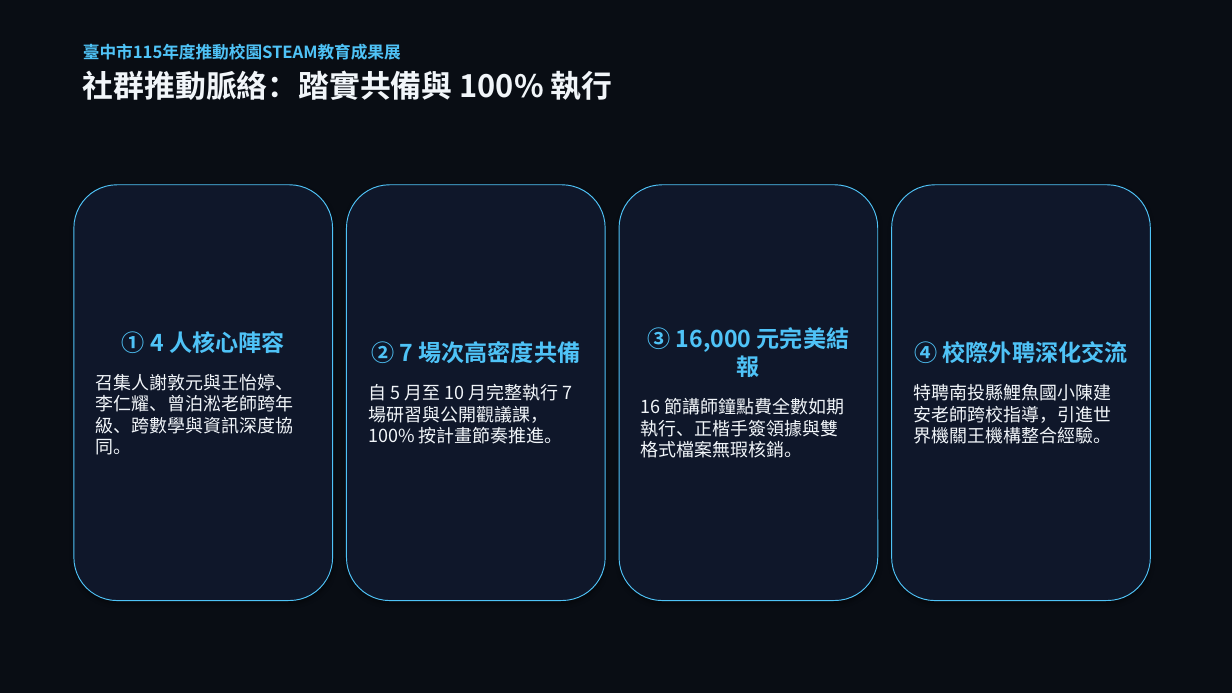
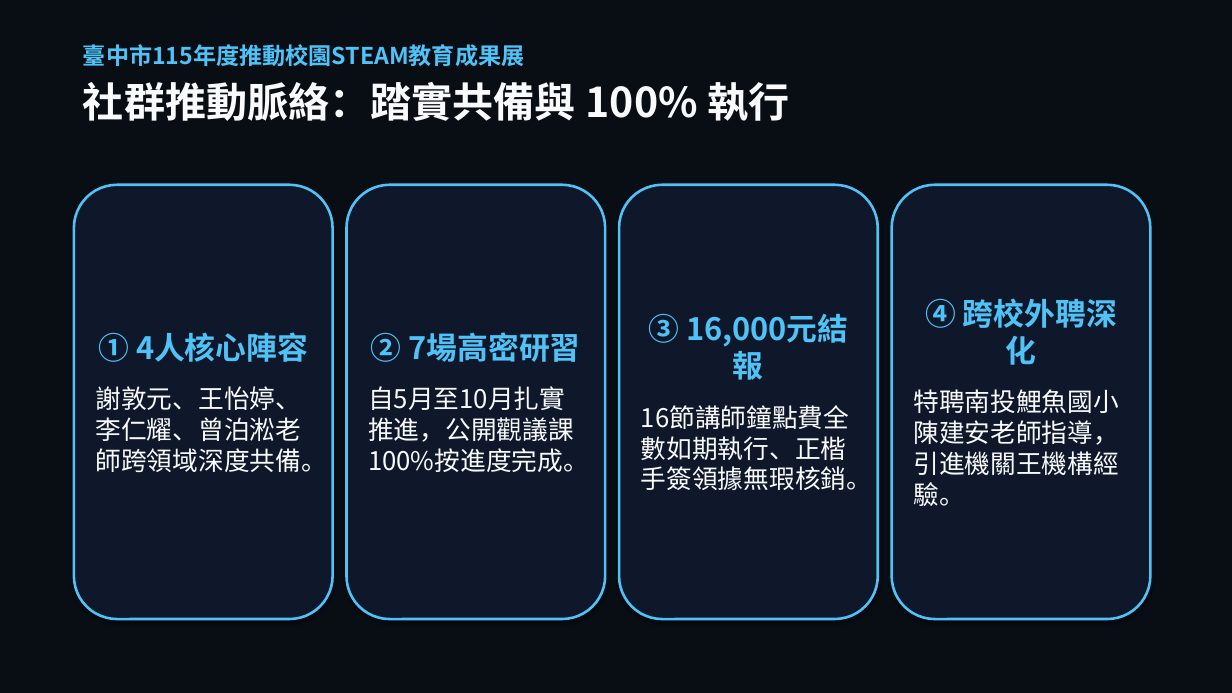
Before and after one commit to asc103138/steam-community-docs, a slide deck: slide 2 of 成果展繳交資料/臺中市梧棲區中正國小_STEAM成果展_5分鐘現場分享會簡報.pptx. Drawn at 1232x693 pixels with LibreOffice and Linux fonts; fonts in the diff are those of the drawing. Boxes give left, top, right and bottom in pixels: in the first picture for what was removed or moved away, otherwise in the second. Text is boxed around its words. In the diff, an @@ line names an element or a change of style, - is before the commit and + after.

```diff
--- a/成果展繳交資料/臺中市梧棲區中正國小_STEAM成果展_5分鐘現場分享會簡報.pptx
+++ b/成果展繳交資料/臺中市梧棲區中正國小_STEAM成果展_5分鐘現場分享會簡報.pptx
@@ text "臺中市115年度推動校園STEAM教育成果展" at [83, 44, 789, 121]: size 13 to 18 pt in "臺中市115年度推動校園STEAM教育成果展"; size 24 to 32 pt, text colour #F1F5F9 to #F8FAFC in "社群推動脈絡：踏實共備與 100% 執行"; more space between paragraphs @@
@@ rounded rectangle "① 4人核心陣容": place and size @@
-rounded rectangle "① 4人核心陣容" at [74, 185, 333, 601]
+rounded rectangle "① 4人核心陣容" at [74, 185, 333, 619]
@@ outline #4FC3F7 0.75 pt to #4FC3F7 2 pt in 4 elements at [892, 185, 1151, 619], [74, 185, 333, 619], [619, 185, 878, 619], [347, 185, 605, 619] @@
@@ rounded rectangle "② 7場高密研習": place and size @@
-rounded rectangle "② 7場高密研習" at [347, 185, 605, 601]
+rounded rectangle "② 7場高密研習" at [347, 185, 605, 619]
@@ rounded rectangle "③ 16,000元結報": place and size @@
-rounded rectangle "③ 16,000元結報" at [619, 185, 878, 601]
+rounded rectangle "③ 16,000元結報" at [619, 185, 878, 619]
@@ rounded rectangle "④ 跨校外聘深化": place and size @@
-rounded rectangle "④ 跨校外聘深化" at [892, 185, 1151, 601]
+rounded rectangle "④ 跨校外聘深化" at [892, 185, 1151, 619]
@@ text in rounded rectangle at [913, 298, 1119, 506]: text changed; size 14 to 20 pt; text colour #F1F5F9 to #F8FAFC @@
-④ 校際外聘深化交流
-特聘南投縣鯉魚國小陳建安老師跨校指導，引進世界機關王機構整合經驗。
+④ 跨校外聘深化
+特聘南投鯉魚國小陳建安老師指導，引進機關王機構經驗。
@@ text in rounded rectangle at [641, 313, 872, 490]: text changed; size 14 to 20 pt; text colour #F1F5F9 to #F8FAFC @@
-③ 16,000 元完美結報
-16 節講師鐘點費全數如期執行、正楷手簽領據與雙格式檔案無瑕核銷。
+③ 16,000元結報
+16節講師鐘點費全數如期執行、正楷手簽領據無瑕核銷。
@@ text in rounded rectangle at [96, 332, 327, 472]: text changed; size 14 to 20 pt; text colour #F1F5F9 to #F8FAFC @@
-① 4 人核心陣容
-召集人謝敦元與王怡婷、李仁耀、曾泊淞老師跨年級、跨數學與資訊深度協同。
+① 4人核心陣容
+謝敦元、王怡婷、李仁耀、曾泊淞老師跨領域深度共備。
@@ text in rounded rectangle at [368, 332, 589, 472]: text changed; size 14 to 20 pt; text colour #F1F5F9 to #F8FAFC @@
-② 7 場次高密度共備
-自 5 月至 10 月完整執行 7 場研習與公開觀議課，100% 按計畫節奏推進。
+② 7場高密研習
+自5月至10月扎實推進，公開觀議課100%按進度完成。
```
Also in this commit, not shown: 15 other slides changed, 3 other files.
